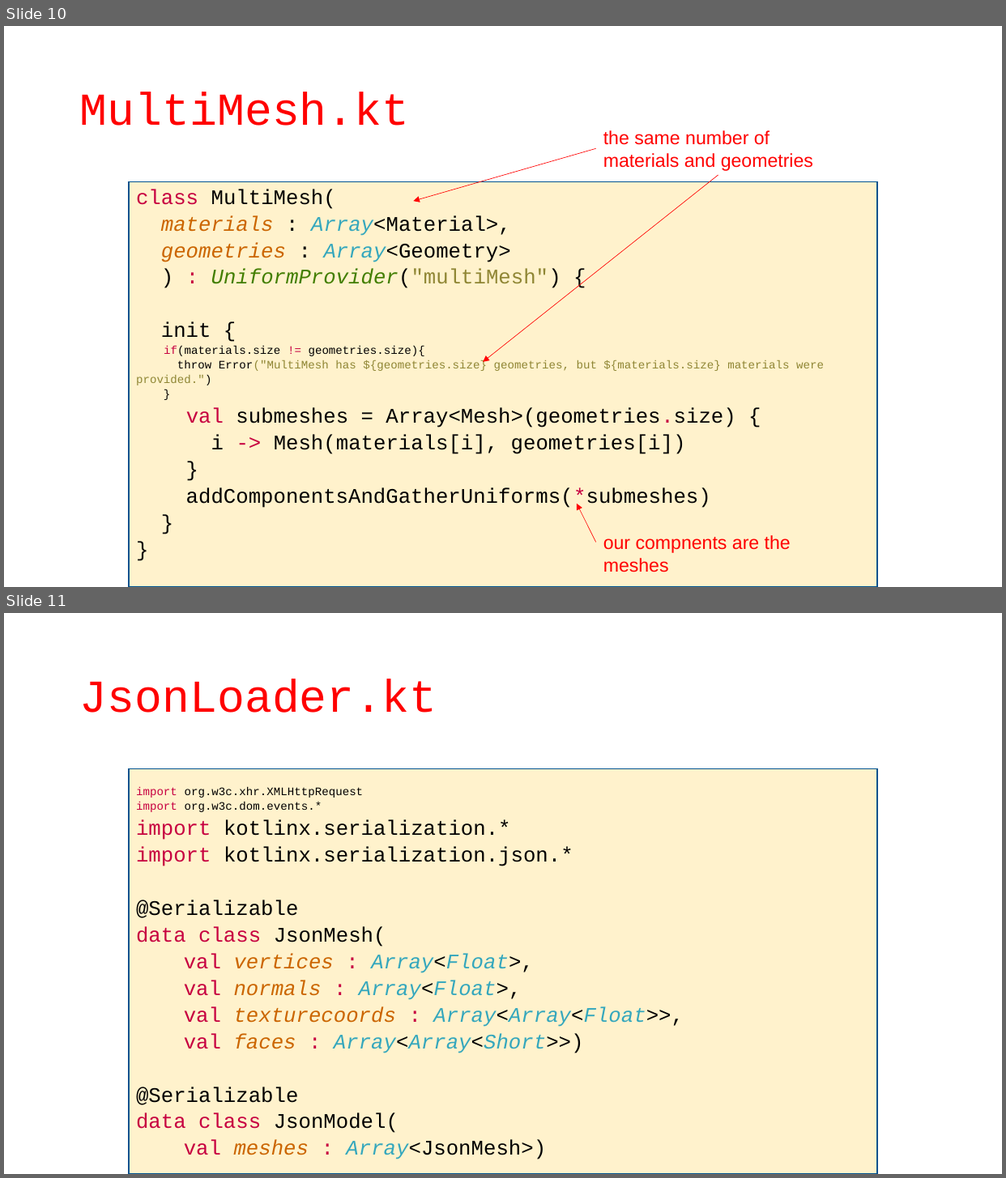
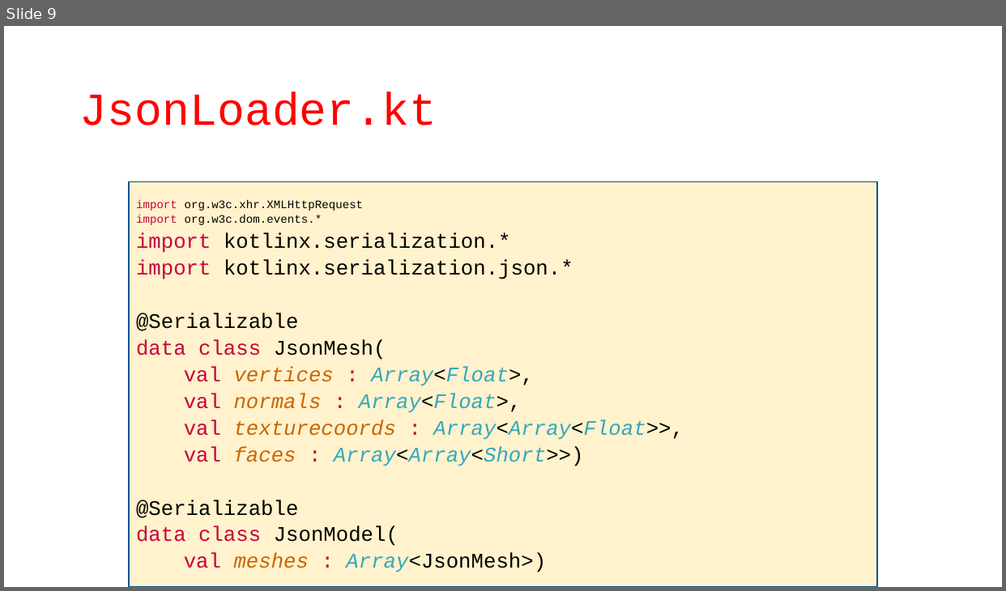
Before and after one commit to szecsi/kogfactory, a slide deck: projects/kog.040.010-models/aitcg310 - Modeling.pptx. Shown one above the other, each under a label of ours: slides 10 and 11 before the commit, slide 9 after it. The pictures are 1006x1178 and 1006x591 pixels, drawn with LibreOffice and Linux fonts; fonts in the diff are those of the drawing. Boxes give left, top, right and bottom in pixels: in the first picture for what was removed or moved away, otherwise in the second. Text is boxed around its words. In the diff, an @@ line names an element or a change of style, - is before the commit and + after.

```diff
--- a/projects/kog.040.010-models/aitcg310 - Modeling.pptx
+++ b/projects/kog.040.010-models/aitcg310 - Modeling.pptx
@@ slide 10 removed at [4, 26, 1002, 587], background #FFFFFF @@
@@ title removed at [80, 92, 410, 126] @@
-MultiMesh.kt
@@ text removed at [603, 130, 813, 171] @@
-the same number of materials and geometries
@@ arrow removed from (596, 149) to (414, 201) @@
@@ rectangle removed at [129, 182, 878, 587] @@
-class MultiMesh(
-materials : Array<Material>,
-geometries : Array<Geometry>
-) : UniformProvider("multiMesh") {
-init {
-if(materials.size != geometries.size){
-throw Error("MultiMesh has ${geometries.size} geometries, but ${materials.size} materials were provided.")
-}
-val submeshes = Array<Mesh>(geometries.size) {
-i -> Mesh(materials[i], geometries[i])
-}
-addComponentsAndGatherUniforms(*submeshes)
-}
-}
@@ arrow removed from (718, 175) to (484, 362) @@
@@ arrow removed from (596, 543) to (577, 504) @@
@@ text removed at [603, 535, 791, 573] @@
-our compnents are the meshes
@@ what was slide 11 is now slide 9 @@
```
Also in this commit, not shown: 2 slides changed, 1 slide added, 2 other slides removed, 1 other file.
